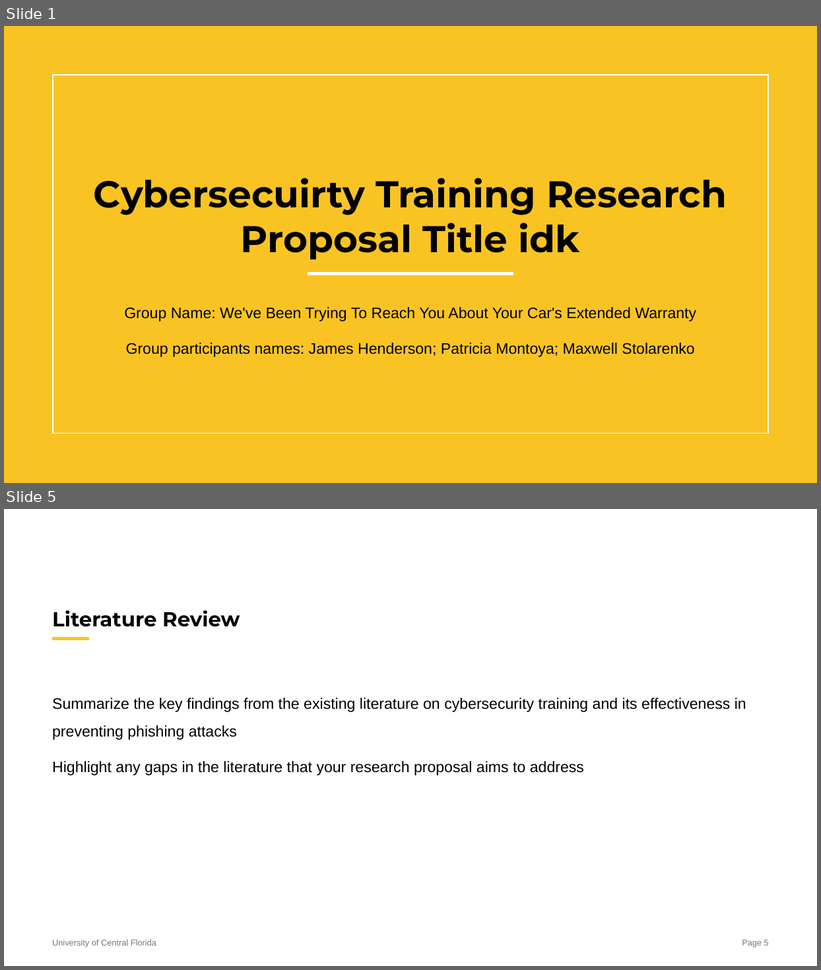
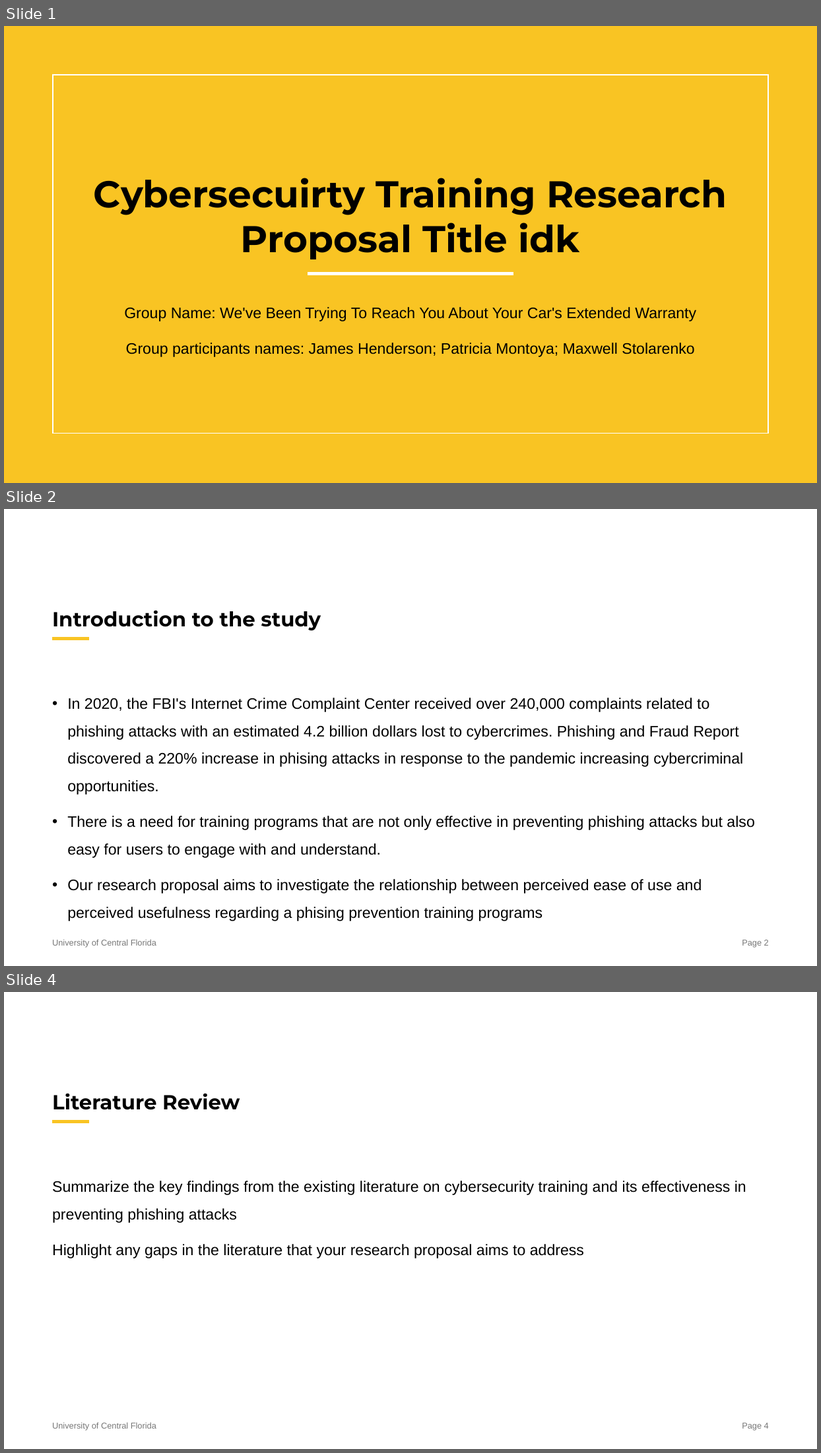
Before and after one commit to snowbowls/W.B.T.T.R.Y.A.Y.C.E.W, a slide deck: PPT/Alpha Review.pptx. Shown one above the other, each under a label of ours: slides 1 and 5 before the commit, slides 1, 2 and 4 after it; the slides between them are not shown. The pictures are 821x970 and 821x1453 pixels, drawn with LibreOffice and Linux fonts; fonts in the diff are those of the drawing; background and template pictures are left out. Boxes give left, top, right and bottom in pixels: in the first picture for what was removed or moved away, otherwise in the second. Text is boxed around its words. In the diff, an @@ line names an element or a change of style, - is before the commit and + after.

```diff
--- a/PPT/Alpha Review.pptx
+++ b/PPT/Alpha Review.pptx
@@ slide 2 added at [4,509,817,966], background #FFFFFF; not listed: 3 template elements that a slide beside it also shows @@
@@ title added at [52,610,321,631], 24 pt, text #000000, bold @@
+Introduction to the study
@@ text added at [67,698,754,921], 18 pt, text #000000 @@
+• In 2020, the FBI's Internet Crime Complaint Center received over 240,000 complaints related to phishing attacks with an estimated 4.2 billion dollars lost to cybercrimes. Phishing and Fraud Report discovered a 220% increase in phising attacks in response to the pandemic increasing cybercriminal opportunities.
+• There is a need for training programs that are not only effective in preventing phishing attacks but also easy for users to engage with and understand.
+• Our research proposal aims to investigate the relationship between perceived ease of use and perceived usefulness regarding a phising prevention training programs
@@ what was slide 5 is now slide 4 @@
@@ page number at [742,1423,769,1431]: text changed @@
-Page 5
+Page 4
```
Also in this commit, not shown: 1 other slide added, 3 slides removed, 2 other files.
